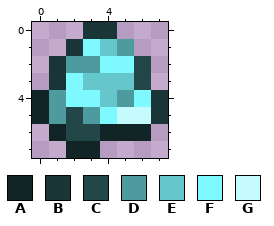
Pixel-art sprite -- Content/Items/Placeables/ElectrumOre.png. This is how it looked before the edit.
The file is 16x16 pixels, drawn in blocks of 2x2; one block is one cell here.
Palette (. is transparent): A #122526  B #1a3537  C #234749  D #4d9b9f  E #65c7cc  F #7df9ff  G #c6fbfe
Pixels before, first column x 0:
0 ...BB...
1 ..BFED..
2 .BDDFFC.
3 .BFEEEC.
4 ADFFEDFB
5 ADCDFGGB
6 .ACCAAA.
7 ..AA....
New version:
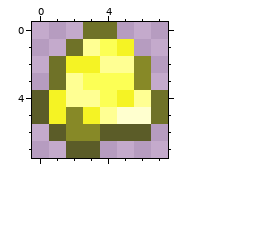
Author's note on the commit: Change electrum - Edited all electrum based sprites to have yellow base instead of cyan
Diff:
colour A: #122526 -> #5b5c28
colour B: #1a3537 -> #6f7228
colour C: #234749 -> #878927
colour D: #4d9b9f -> #f5f324
colour E: #65c7cc -> #fcff55
colour F: #7df9ff -> #ffff93
colour G: #c6fbfe -> #ffffcf
